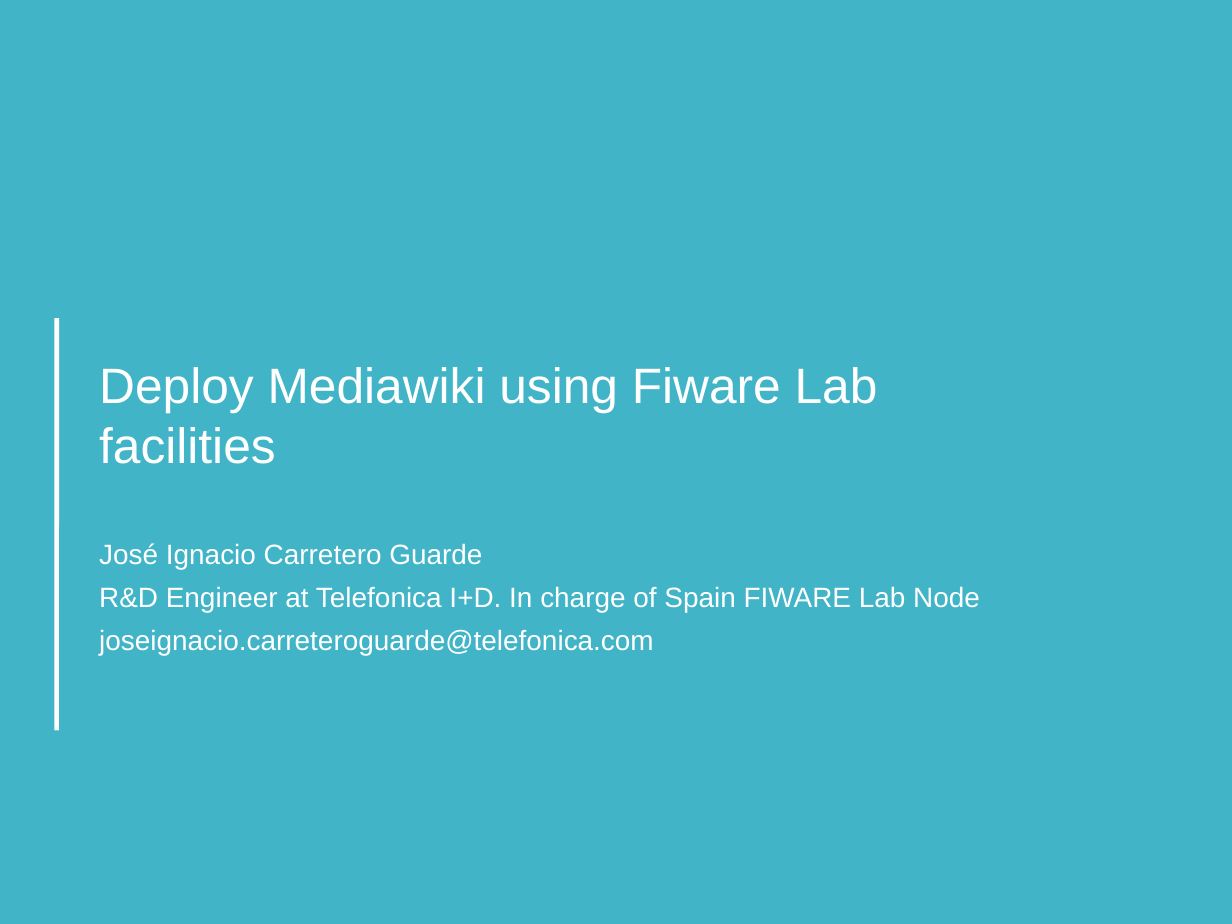
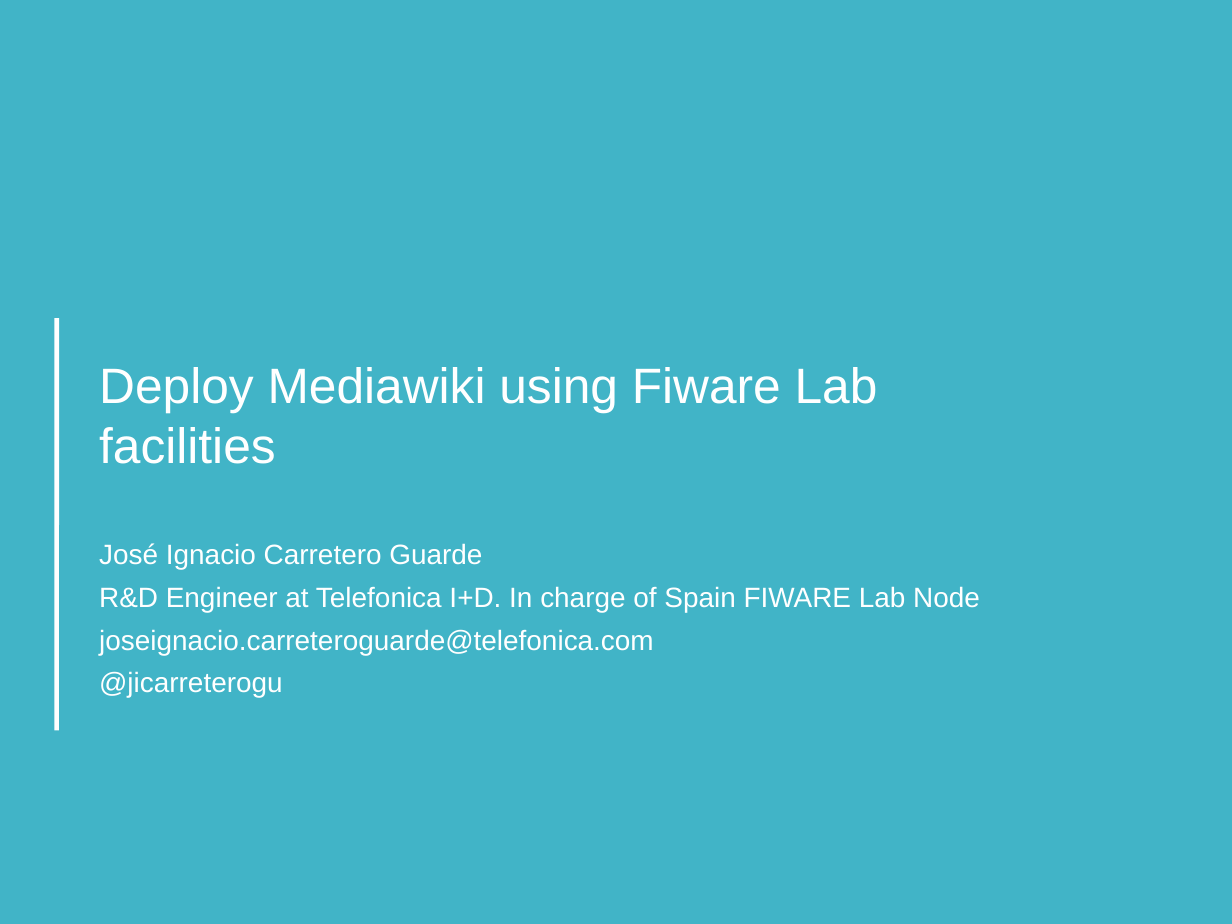
Before and after one commit to jicarretero/SummitMalaga2016, a slide deck: slide 1 of FiwareMalagaScaled4_3.odp. Drawn at 1232x924 pixels with LibreOffice and Linux fonts; fonts in the diff are those of the drawing; background and template pictures are left out. Boxes give left, top, right and bottom in pixels: in the first picture for what was removed or moved away, otherwise in the second. Text is boxed around its words. In the diff, an @@ line names an element or a change of style, - is before the commit and + after.

```diff
--- a/FiwareMalagaScaled4_3.odp
+++ b/FiwareMalagaScaled4_3.odp
@@ subtitle at [99, 671, 282, 698]: paragraph added @@
+@jicarreterogu
```
Also in this commit, not shown: 3 other files.
